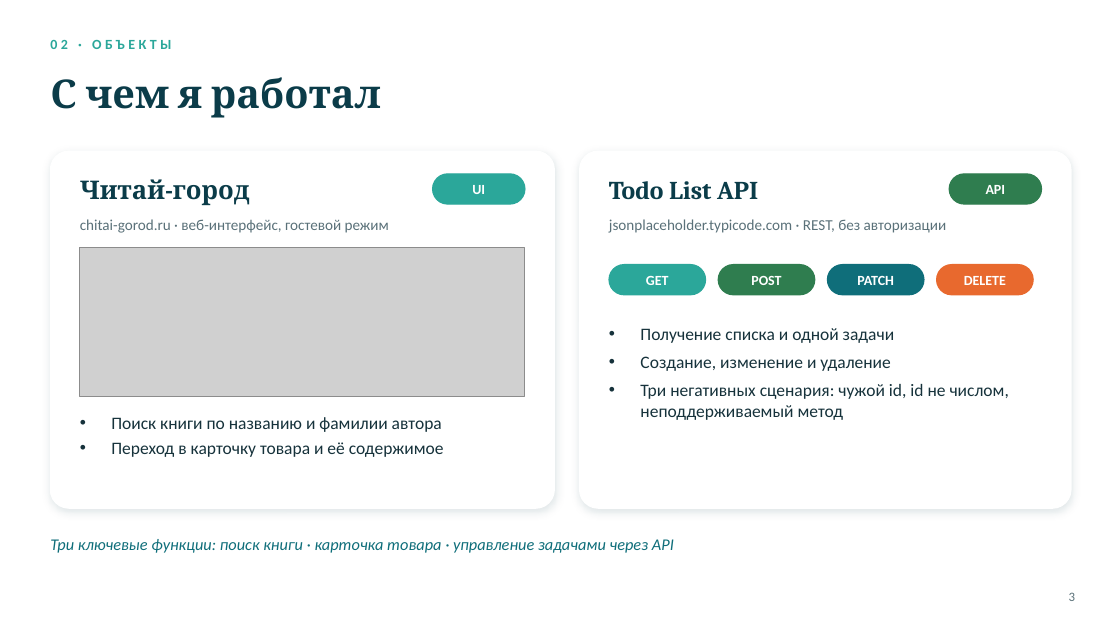
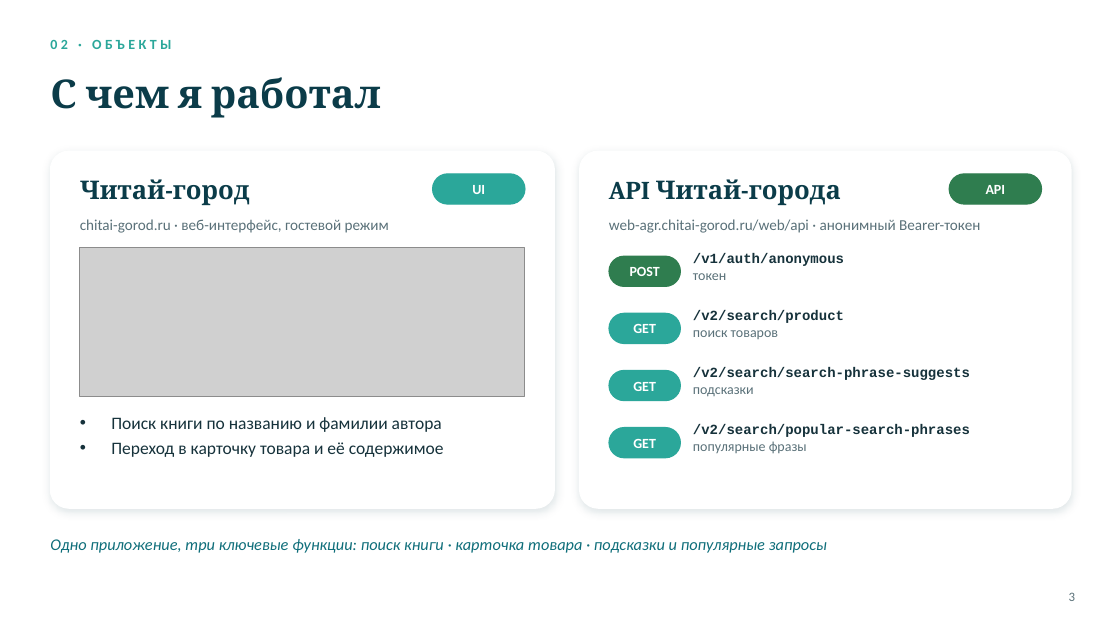
Before and after one commit to Gera-lang405/skypro-diploma-automation, a slide deck: slide 3 of diploma_presentation.pptx. Drawn at 1120x630 pixels with LibreOffice and Linux fonts; fonts in the diff are those of the drawing; grey boxes stand for pictures; background and template pictures are left out. Boxes give left, top, right and bottom in pixels: in the first picture for what was removed or moved away, otherwise in the second. Text is boxed around its words. In the diff, an @@ line names an element or a change of style, - is before the commit and + after.

Commit message:
Документы под API Читай-города: тест-кейсы, чек-лист, коллекция Postman, презентация

```diff
--- a/diploma_presentation.pptx
+++ b/diploma_presentation.pptx
@@ text at <box>609,179,841,205</box>: text changed @@
-Todo List API
+API Читай-города
@@ text at <box>609,219,980,233</box>: text changed @@
-jsonplaceholder.typicode.com · REST, без авторизации
+web-agr.chitai-gorod.ru/web/api · анонимный Bearer-токен
@@ rounded rectangle: place and size @@
-rounded rectangle at <box>609,265,706,295</box>
+rounded rectangle at <box>609,256,681,287</box>
@@ rounded rectangle at <box>609,256,681,287</box>: fill #2BA79A to #2F7D4F; outline #2BA79A 1 pt to #2F7D4F 1 pt @@
@@ text "POST": place and size @@
-text "POST" at <box>751,276,781,285</box>
+text "POST" at <box>630,267,660,276</box>
@@ text added at <box>693,253,844,280</box>, 12 pt, text #16323B, bold @@
+/v1/auth/anonymous
+токен
@@ rounded rectangle removed at <box>718,265,815,295</box> @@
@@ rounded rectangle removed at <box>828,265,924,295</box> @@
@@ text removed at <box>964,276,1006,285</box> @@
-DELETE
@@ text "GET": place and size @@
-text "GET" at <box>646,276,669,285</box>
+text "GET" at <box>633,324,656,333</box>
@@ rounded rectangle added at <box>609,313,681,344</box>, fill #2BA79A, outline #2BA79A 1 pt @@
@@ text at <box>693,310,844,339</box>: text changed; font Calibri to Courier New; text colour #FFFFFF to #16323B @@
-PATCH
+/v2/search/product
+поиск товаров
@@ text "/v2/search/product" at <box>693,310,844,339</box>: vertical alignment middle to top @@
@@ rounded rectangle: place and size @@
-rounded rectangle at <box>937,265,1033,295</box>
+rounded rectangle at <box>609,371,681,401</box>
@@ rounded rectangle at <box>609,371,681,401</box>: fill #E8692E to #2BA79A; outline #E8692E 1 pt to #2BA79A 1 pt @@
@@ text added at <box>633,382,656,391</box>, 12 pt, text #FFFFFF, bold @@
+GET
@@ text at <box>693,367,970,396</box>: text changed; size 15 to 12 pt; font Calibri to Courier New; bold on @@
-• Получение списка и одной задачи
-• Создание, изменение и удаление
-• Три негативных сценария: чужой id, id не числом, неподдерживаемый метод
+/v2/search/search-phrase-suggests
+подсказки
@@ rounded rectangle added at <box>609,428,681,458</box>, fill #2BA79A, outline #2BA79A 1 pt @@
@@ text added at <box>633,439,656,448</box>, 12 pt, text #FFFFFF, bold @@
+GET
@@ text added at <box>693,424,970,453</box>, 12 pt, text #16323B, bold @@
+/v2/search/popular-search-phrases
+популярные фразы
@@ text at <box>50,539,827,553</box>: text changed @@
-Три ключевые функции: поиск книги · карточка товара · управление задачами через API
+Одно приложение, три ключевые функции: поиск книги · карточка товара · подсказки и популярные запросы
```
Also in this commit, not shown: 5 other slides changed, 4 slides added, 3 slides removed, 4 other files.
